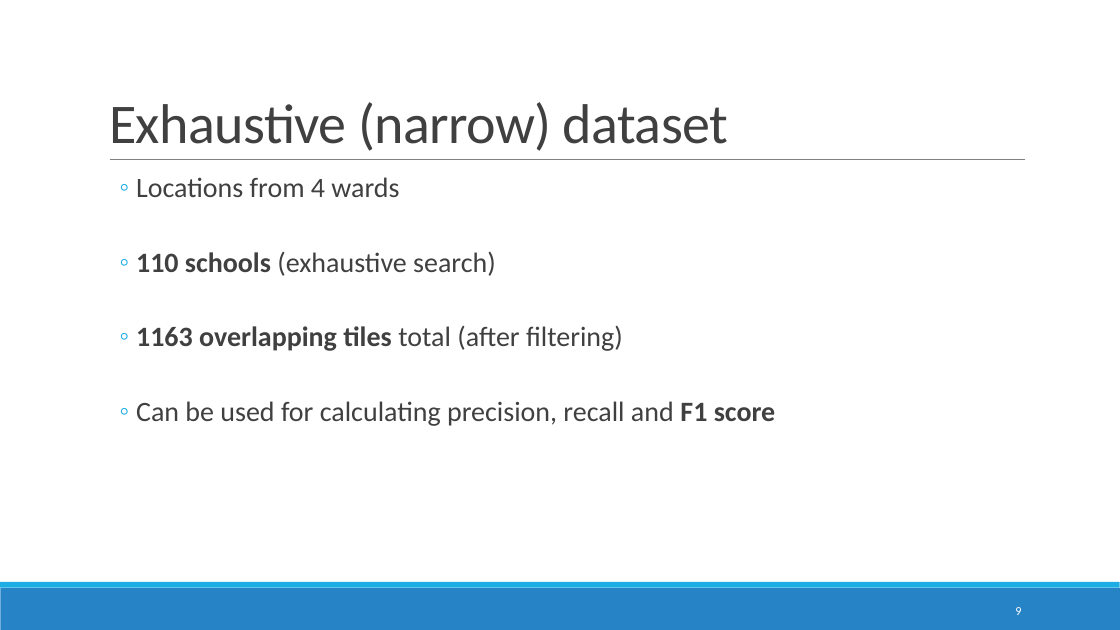
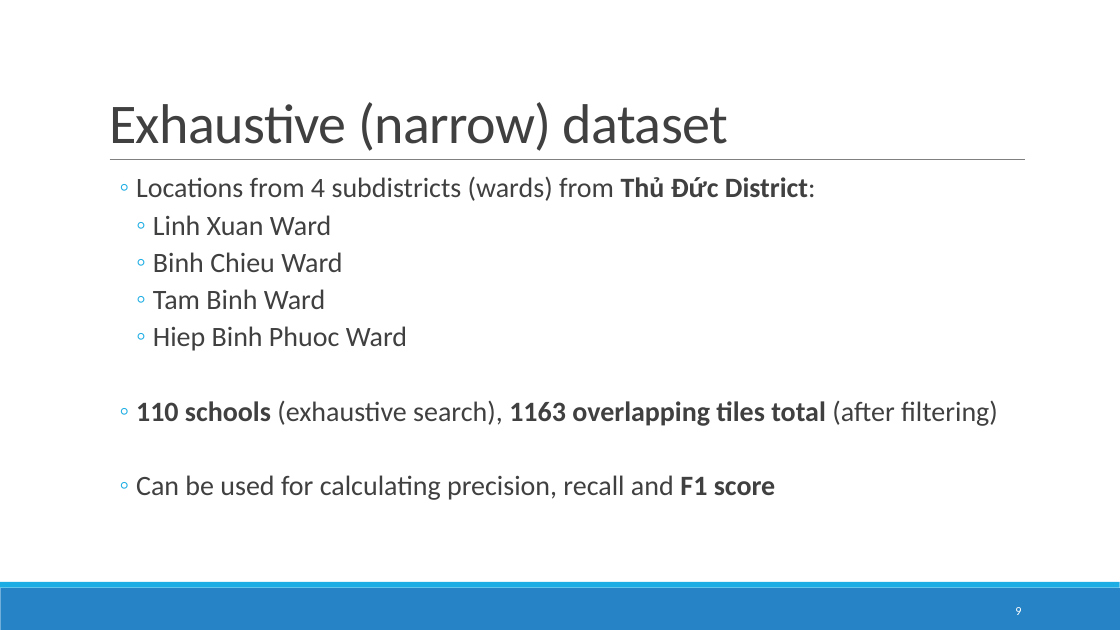
Before and after one commit to DomJamb/school_mapping, a slide deck: slide 9 of presentations/16.1/School mapping in ESRI imagery.pptx. Drawn at 1120x630 pixels with LibreOffice and Linux fonts; fonts in the diff are those of the drawing. Boxes give left, top, right and bottom in pixels: in the first picture for what was removed or moved away, otherwise in the second. Text is boxed around its words. In the diff, an @@ line names an element or a change of style, - is before the commit and + after.

```diff
--- a/presentations/16.1/School mapping in ESRI imagery.pptx
+++ b/presentations/16.1/School mapping in ESRI imagery.pptx
@@ text at (136, 176, 998, 426): text changed @@
-  ◦ Locations from 4 wards
-  ◦ 110 schools (exhaustive search)
-  ◦ 1163 overlapping tiles total (after filtering)
+  ◦ Locations from 4 subdistricts (wards) from Thủ Đức District:
+    ◦ Linh Xuan Ward
+    ◦ Binh Chieu Ward
+    ◦ Tam Binh Ward
+    ◦ Hiep Binh Phuoc Ward
+  ◦ 110 schools (exhaustive search), 1163 overlapping tiles total (after filtering)
```
Also in this commit, not shown: 1 other slide changed, 1 other file.
